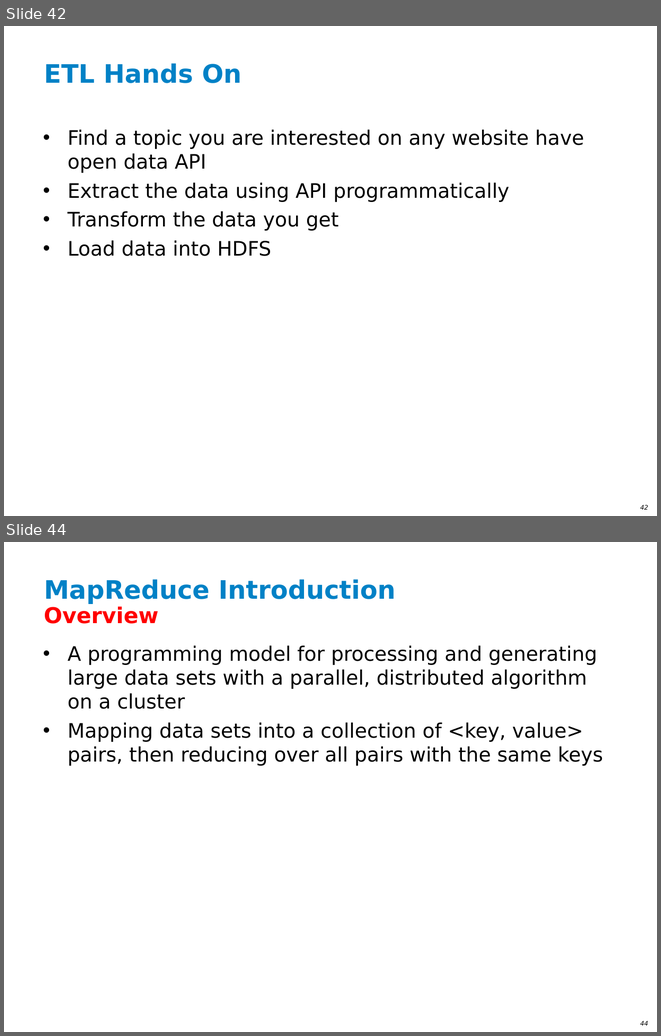
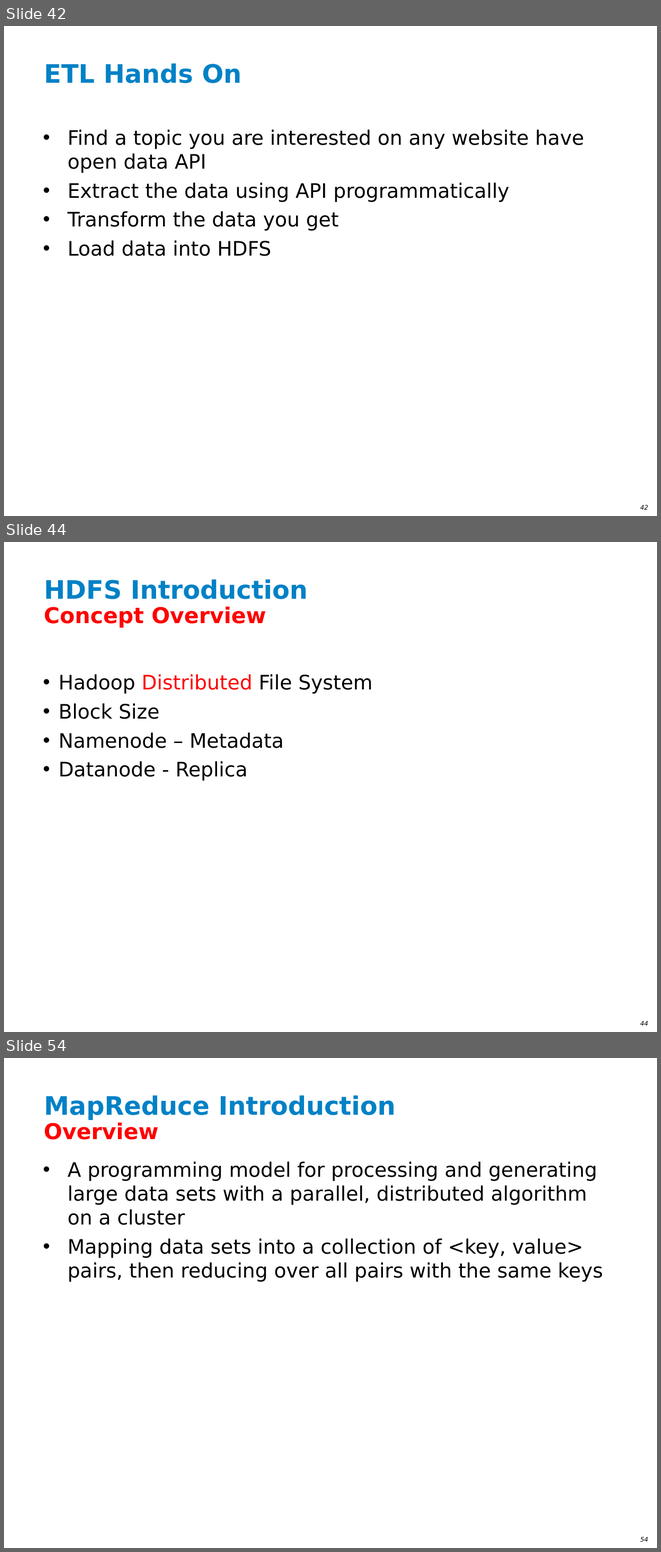
Before and after one commit to ianlin/small-data, a slide deck: training/III_Hadoop_20140607.ppt. Shown one above the other, each under a label of ours: slides 42 and 44 before the commit, slides 42, 44 and 54 after it; the slides between them are not shown. The pictures are 661x1036 and 661x1552 pixels, drawn with LibreOffice and Linux fonts; fonts in the diff are those of the drawing; background and template pictures are left out. Boxes give left, top, right and bottom in pixels: in the first picture for what was removed or moved away, otherwise in the second. Text is boxed around its words. In the diff, an @@ line names an element or a change of style, - is before the commit and + after.

```diff
--- a/training/III_Hadoop_20140607.ppt
+++ b/training/III_Hadoop_20140607.ppt
@@ slide 44 added at [4, 542, 657, 1032], background #FFFFFF; not listed: 1 template element that a slide beside it also shows @@
@@ title added at [44, 579, 308, 599], 28 pt, text #0081C6, bold @@
+HDFS Introduction
@@ text added at [44, 606, 266, 628], 24 pt, text #FF0000, bold @@
+Concept Overview
@@ text added at [59, 674, 372, 780], 22 pt, text #000000 @@
+• Hadoop Distributed File System
+• Block Size
+• Namenode – Metadata
+• Datanode - Replica
@@ what was slide 44 is now slide 54 @@
@@ page number at [640, 1537, 648, 1541]: text changed @@
-44
+54
```
Also in this commit, not shown: 11 slides changed, 9 other slides added.
